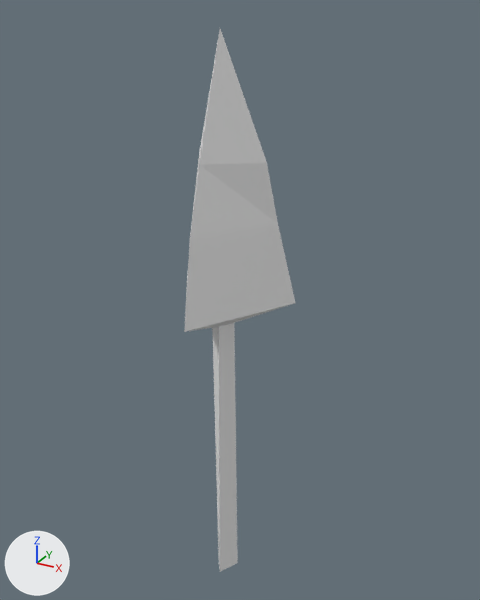
A saved change to the OBJ model data/models/tree3b.obj.
Before and after are seen from a camera (50 mm lens) standing at (6.32, -10.72, 7.04) and looking at (0.28, 0.26, 1.55). Arrows for +X, +Y and +Z are at lower left; the lights stay in place. Where no turn or scale is listed for an object, it has been applied to the vertices.

In view in the first picture: 'tree3'.
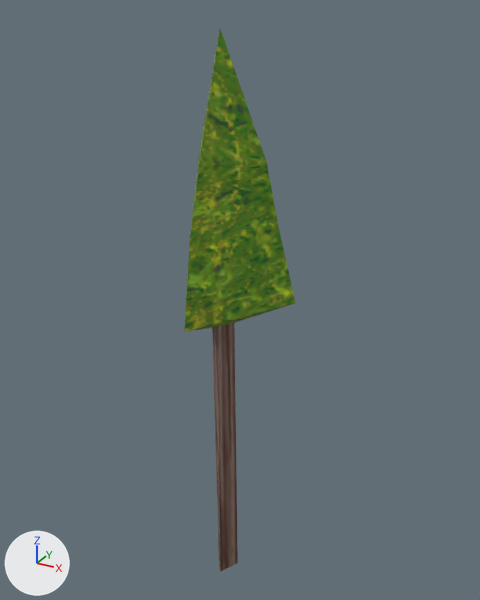
The newer file is also rescaled (x2.667) as a whole; pictures and numbers use the older file's frame.

Scene script edits in JSON lines:
```json
{"op": "add", "block": "img_foliage_tga", "code": ["img_foliage_tga = load_image('foliage.tga', '../textures/foliage.tga', 128, 256, 'sRGB')"]}
{"op": "remove", "block": "mat_tetrahedron1_auv_001", "code": "mat_tetrahedron1_auv_001.base_color = (0.8, 0.8, 0.8)  # white #e7e7e7"}
{"op": "add", "block": "mat_tetrahedron1_auv_001", "code": "mat_tetrahedron1_auv_001.texture = img_foliage_tga"}
{"op": "set", "path": "mat_tetrahedron1_auv_001.roughness", "old": "1.0", "new": "0.69"}
```

Boxes (x1, y1, x2, y2) around the edits, measured in the pictures (480 x 600 px):
```json
{"object": "tree3", "change": "surface changed", "before": [184, 29, 295, 572], "after": [184, 29, 295, 572], "on screen": "grey to green"}
```
